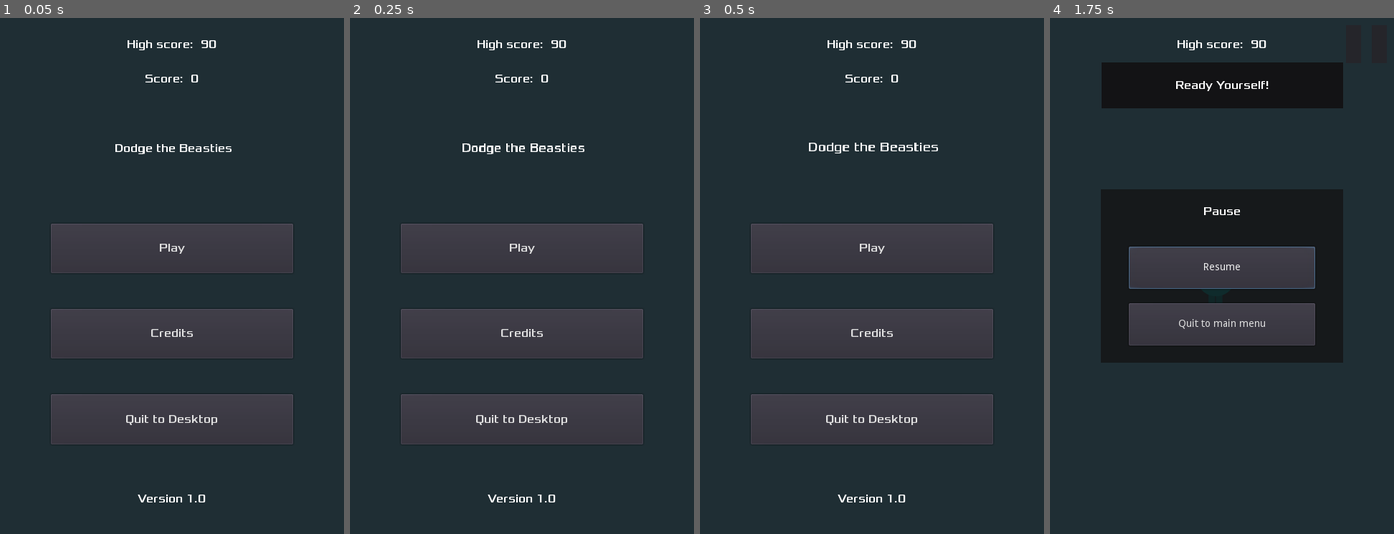
Above: before the commit, frames 1-4 (left to right).
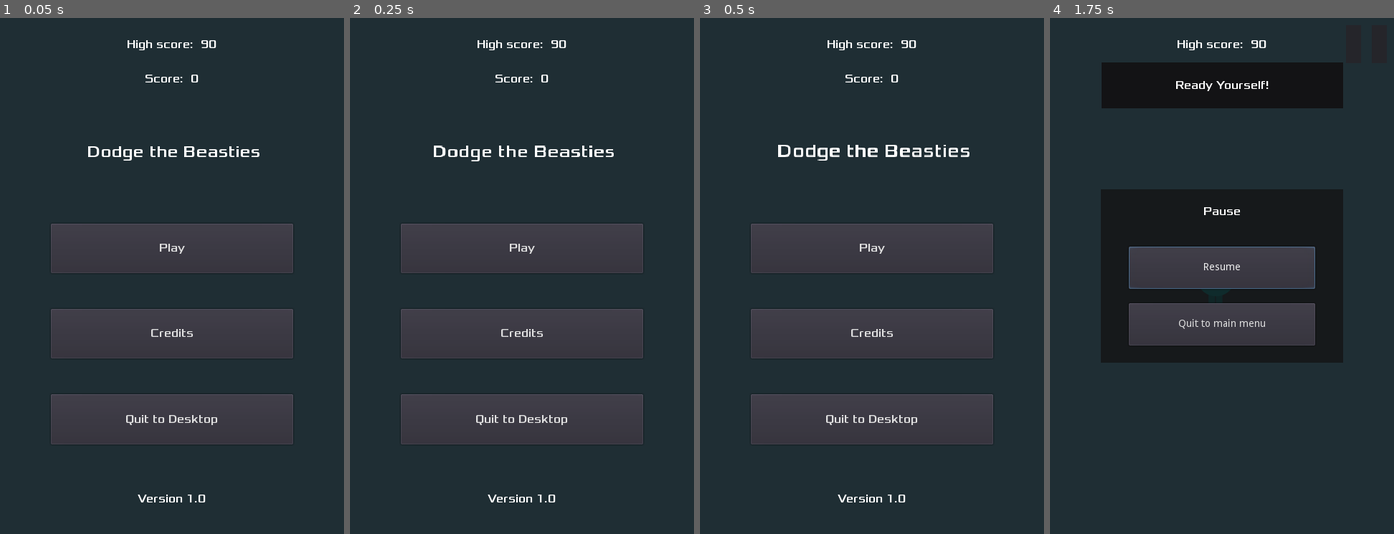
Above: after the commit, the same moments.

Repository: AlixBarreaux/dodge-the-beasties
Game: Godot game, scene res://scenes/Main.tscn
Two runs of this game, one before a commit and one after it. Both use one fixed random seed, a clock stepped at 60 frames per second and the inputs below.
Inputs (mouse positions are in pixels of both pictures, inside the frame that each line leads up to):
- Up to frame 1 (0.05 s): no input
- Up to frame 2 (0.25 s): no input
- Up to frame 3 (0.5 s): no input
- Up to frame 4 (1.75 s): click "Play" at 0.5 s; click (1366, 43) at 1.25 s

The runs differ from the first frame. In frame 1, 0.6% of the frame differs, in the area x 25-76%, y 24-28%; in frame 2, 0.6%; in frame 3, 0.7%, in the area x 22-79%, y 24-28%; in frame 4, nothing differs.

Commit message:
Animate MainMenu + fix quit via pause game making game continue

Diff:
--- a/RichTextLabelGameName.tscn
+++ b/RichTextLabelGameName.tscn
@@ -1,13 +1,21 @@
-[gd_scene load_steps=2 format=2]
+[gd_scene load_steps=4 format=2]
 
 [ext_resource path="res://rich_text_label_game_name.gd" type="Script" id=1]
+[ext_resource path="res://assets/fonts/xolonium-regular.ttf" type="DynamicFontData" id=2]
+
+[sub_resource type="DynamicFont" id=1]
+size = 23
+font_data = ExtResource( 2 )
 
 [node name="RichTextLabelGameName" type="RichTextLabel"]
 anchor_right = 1.0
 anchor_bottom = 1.0
+custom_fonts/normal_font = SubResource( 1 )
 bbcode_enabled = true
 bbcode_text = "[center]Dodge The Creeps
 Reloaded[/center]"
+text = "Dodge The Creeps
+Reloaded"
 fit_content_height = true
 scroll_active = false
 script = ExtResource( 1 )
--- a/scenes/gui/HUD.tscn
+++ b/scenes/gui/HUD.tscn
@@ -287,6 +287,10 @@
 
 [node name="GameOverMenu" parent="." instance=ExtResource( 8 )]
 visible = false
+margin_left = 72.0
+margin_top = 239.0
+margin_right = 409.0
+margin_bottom = 481.0
 theme = ExtResource( 2 )
 
 [node name="PlayAgainButton" parent="GameOverMenu/HBoxContainer" index="0"]
--- a/scripts/gui/main_menu.gd
+++ b/scripts/gui/main_menu.gd
@@ -48,8 +48,3 @@
 	self.show()
 	self.animation_player.play("Active")
 	return
-
-
-
-func _process(delta: float) -> void:
-	print(animation_player.is_playing())
--- a/scripts/main.gd
+++ b/scripts/main.gd
@@ -41,12 +41,18 @@
 func _initialize_signals() -> void:
 	Events.connect("game_started", self, "on_game_started")
 	Events.connect("game_quited", self, "on_game_quited")
+	Events.connect("main_menu_requested", self, "on_main_menu_requested")
 	Events.connect("player_defeated", self, "on_player_defeated")
 	return
 
 
 func on_game_quited() -> void:
-	stop_game()
+	self.stop_game()
+	return
+
+
+func on_main_menu_requested() -> void:
+	self.stop_game()
 	return
 
 
